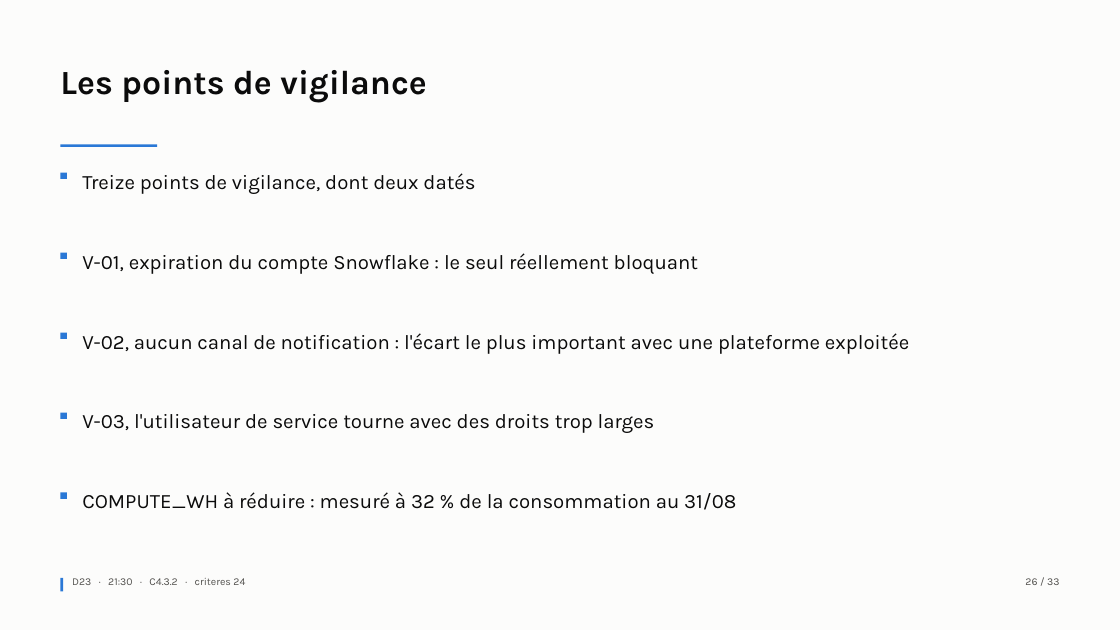
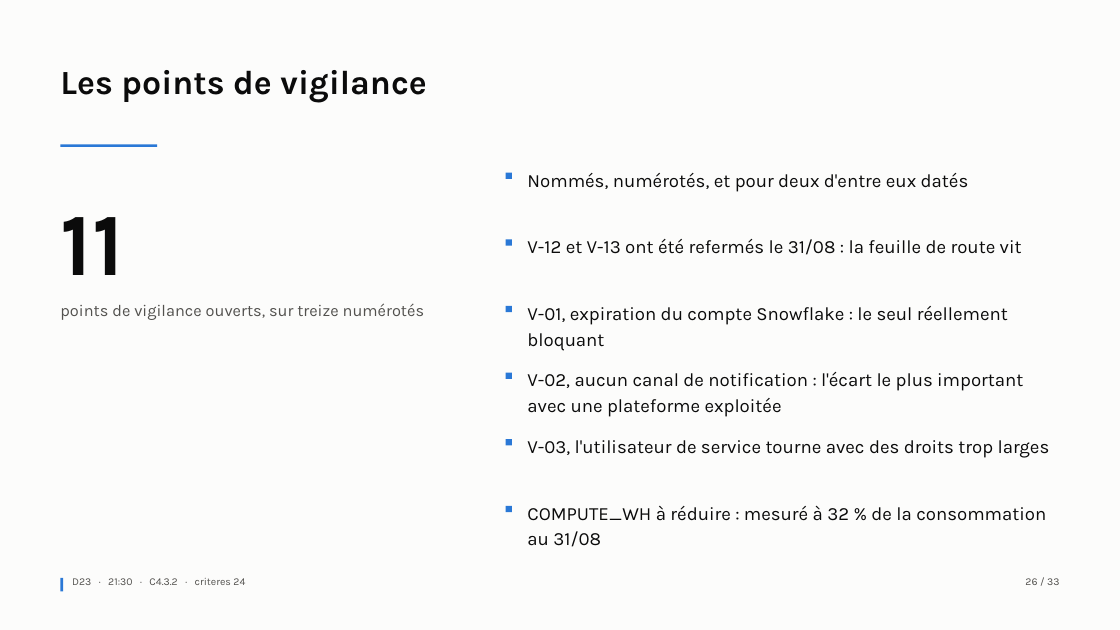
Before and after one commit to Mael8zinsou/gamelens-bloc4_0, a slide deck: slide 26 of docs/support_soutenance.pptx. Drawn at 1120x630 pixels with LibreOffice and Linux fonts; fonts in the diff are those of the drawing. Boxes give left, top, right and bottom in pixels: in the first picture for what was removed or moved away, otherwise in the second. Text is boxed around its words. In the diff, an @@ line names an element or a change of style, - is before the commit and + after.

```diff
--- a/docs/support_soutenance.pptx
+++ b/docs/support_soutenance.pptx
@@ text removed at <box>82,173,475,194</box> @@
-Treize points de vigilance, dont deux datés
@@ rectangle: place and size @@
-rectangle at <box>60,173,66,179</box>
+rectangle at <box>506,173,512,179</box>
@@ text added at <box>527,173,969,192</box>, 16 pt, text #0B0B0B @@
+Nommés, numérotés, et pour deux d'entre eux datés
@@ text added at <box>60,217,424,320</box>, 14 pt, text #52514E @@
+11
+points de vigilance ouverts, sur treize numérotés
@@ rectangle: place and size @@
-rectangle at <box>60,253,66,259</box>
+rectangle at <box>506,239,512,245</box>
@@ text added at <box>527,239,1022,255</box>, 16 pt, text #0B0B0B @@
+V-12 et V-13 ont été refermés le 31/08 : la feuille de route vit
@@ size 17.5 to 16 pt in 4 elements at <box>527,506,1046,547</box>, <box>527,440,1050,458</box>, <box>527,372,1023,417</box>, <box>527,306,1008,351</box> @@
@@ text "V-01, expiration du compte Snowflake ...": place and size @@
-text "V-01, expiration du compte Snowflake ..." at <box>82,253,698,274</box>
+text "V-01, expiration du compte Snowflake ..." at <box>527,306,1008,351</box>
@@ rectangle added at <box>506,306,512,312</box>, fill #2A78D6 @@
@@ rectangle: place and size @@
-rectangle at <box>60,333,66,339</box>
+rectangle at <box>506,372,512,378</box>
@@ text "V-02, aucun canal de notification ...": place and size @@
-text "V-02, aucun canal de notification ..." at <box>82,333,909,354</box>
+text "V-02, aucun canal de notification ..." at <box>527,372,1023,417</box>
@@ rectangle: place and size @@
-rectangle at <box>60,413,66,418</box>
+rectangle at <box>506,439,512,445</box>
@@ text "V-03, l'utilisateur de service tourne ...": place and size @@
-text "V-03, l'utilisateur de service tourne ..." at <box>82,414,655,433</box>
+text "V-03, l'utilisateur de service tourne ..." at <box>527,440,1050,458</box>
@@ rectangle: place and size @@
-rectangle at <box>60,492,66,498</box>
+rectangle at <box>506,506,512,512</box>
@@ text "COMPUTE_WH à réduire : mesuré ...": place and size @@
-text "COMPUTE_WH à réduire : mesuré ..." at <box>82,492,736,510</box>
+text "COMPUTE_WH à réduire : mesuré ..." at <box>527,506,1046,547</box>
```
Also in this commit, not shown: 9 other slides changed, 7 other files.
